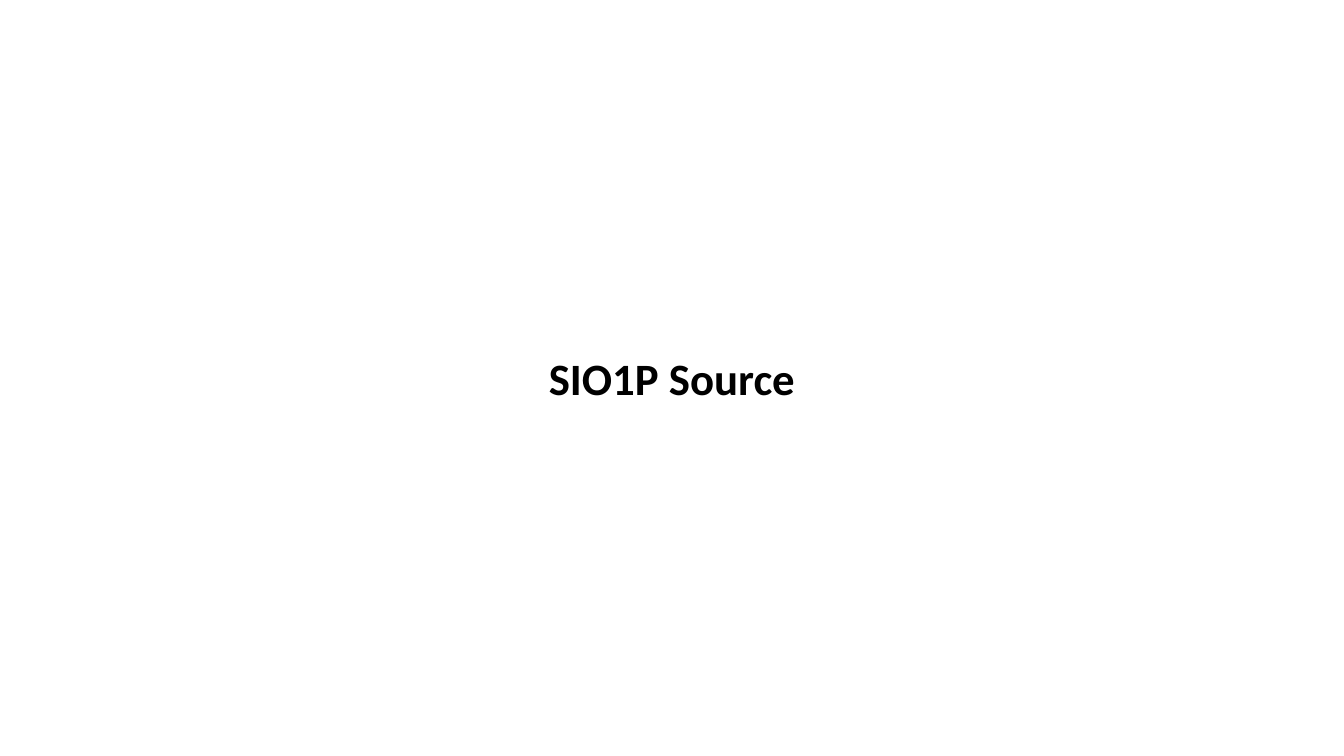
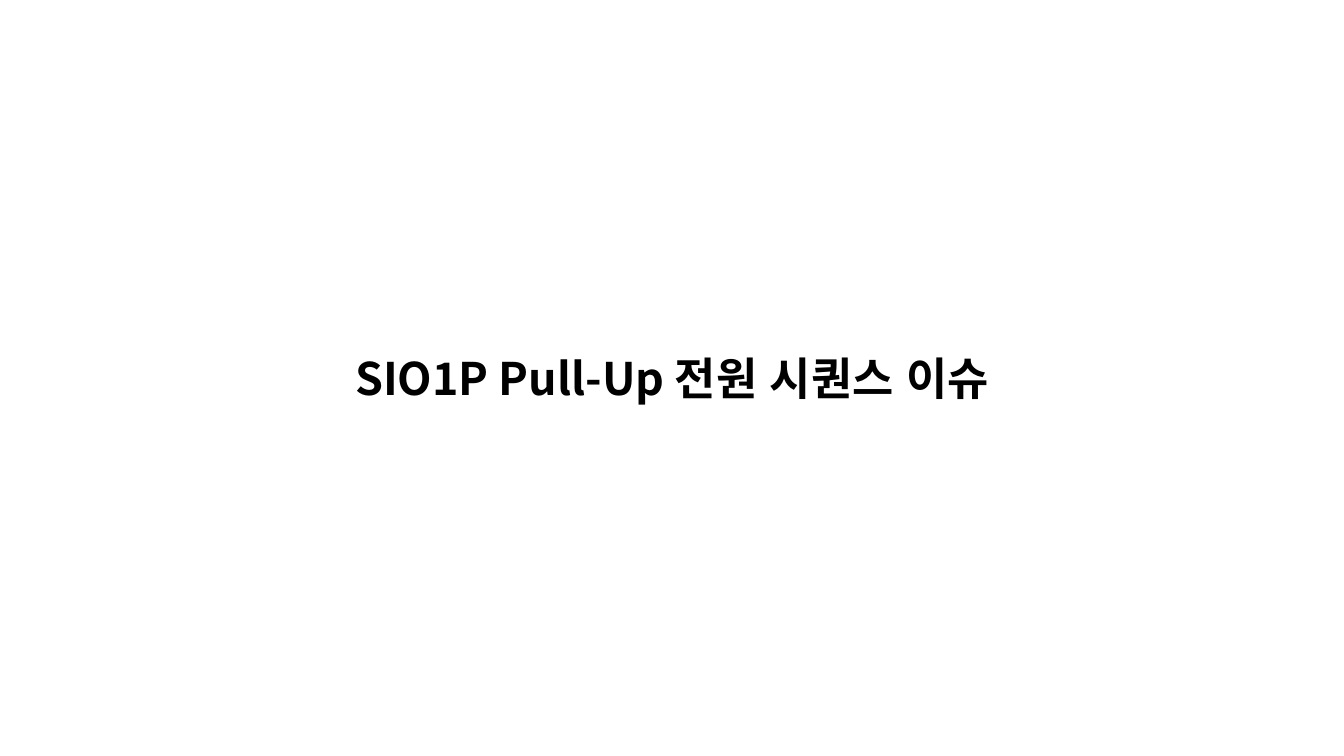
Before and after one commit to oio9595/Global_Technologies_FW, a slide deck: slide 3 of ID804/ID804_FA_Board/Docs/id804_fa_board_hw_issue_260908.pptx (slide 2 before the commit). Drawn at 1344x756 pixels with LibreOffice and Linux fonts; fonts in the diff are those of the drawing. Boxes give left, top, right and bottom in pixels: in the first picture for what was removed or moved away, otherwise in the second. Text is boxed around its words. In the diff, an @@ line names an element or a change of style, - is before the commit and + after.

```diff
--- a/ID804/ID804_FA_Board/Docs/id804_fa_board_hw_issue_260908.pptx
+++ b/ID804/ID804_FA_Board/Docs/id804_fa_board_hw_issue_260908.pptx
@@ title at bbox=[355, 357, 988, 405]: text changed; font Calibri to Noto Sans CJK KR @@
-SIO1P Source
+SIO1P Pull-Up 전원 시퀀스 이슈
```
Also in this commit, not shown: 7 other slides changed, 5 slides added, 2 slides removed, 4 other files.
